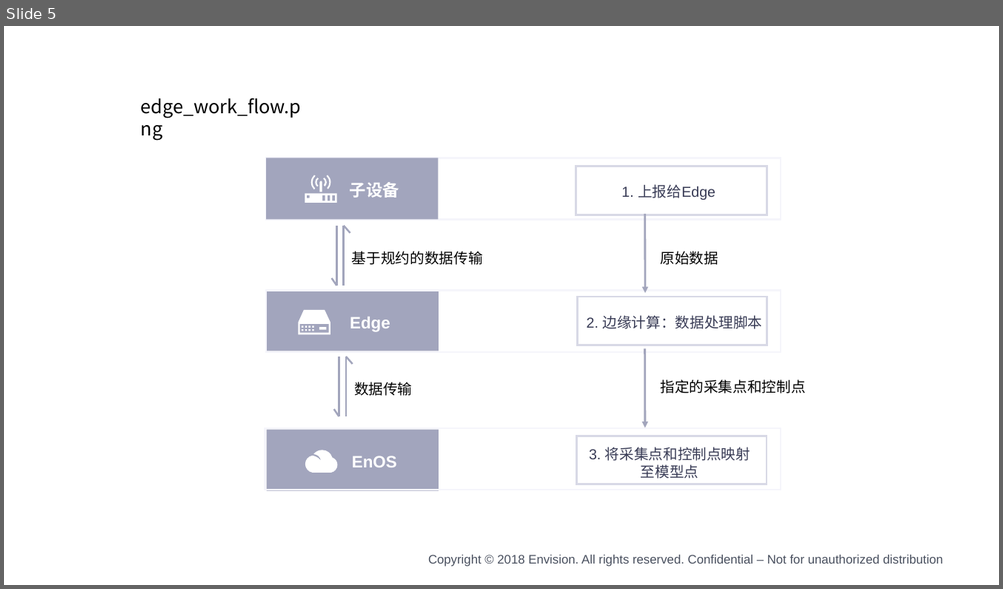
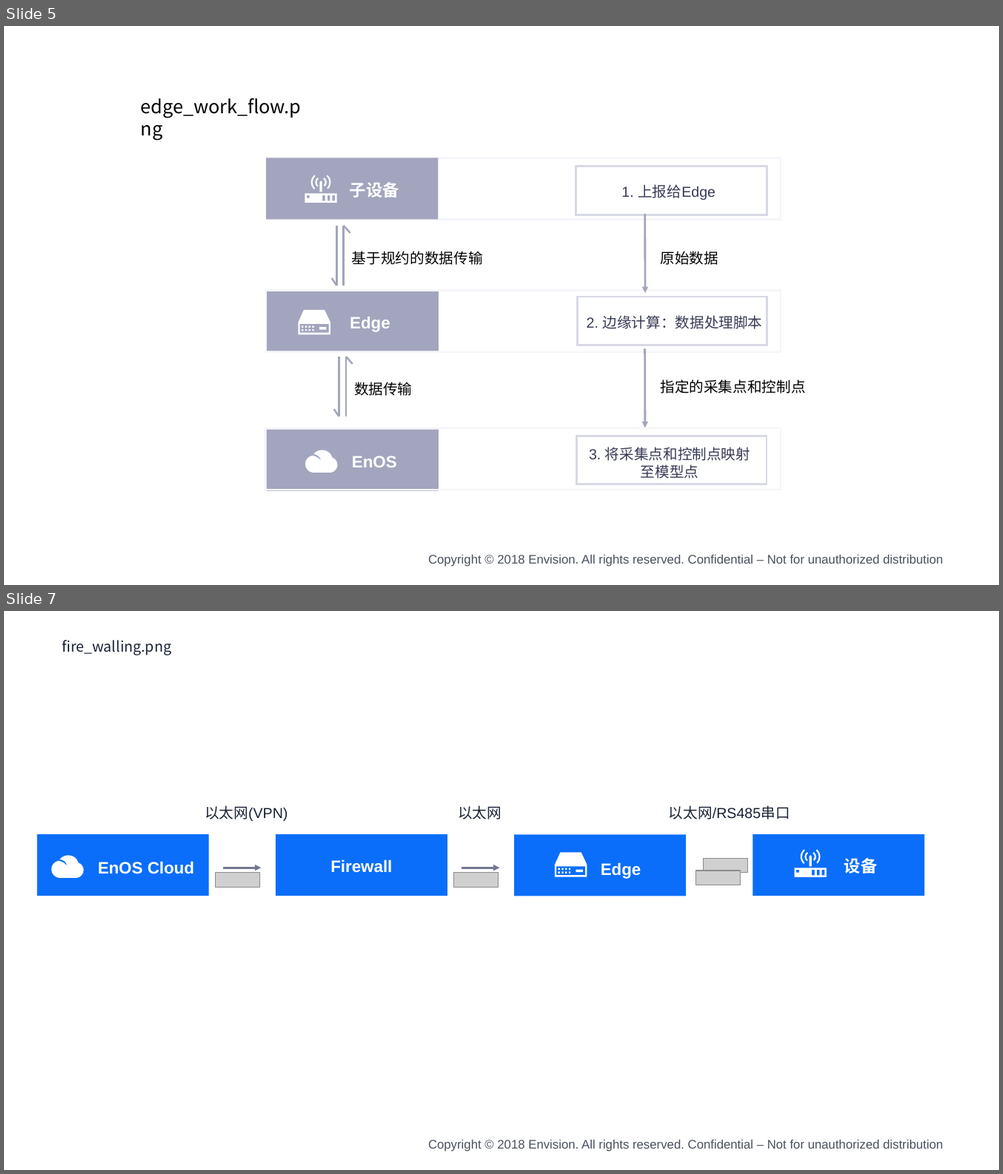
Before and after one commit to EnvisionDoc/enos_edge_zh, a slide deck: media/edge.pptx. Shown one above the other, each under a label of ours: slide 5 before the commit, slides 5 and 7 after it; the slides between them are not shown. The pictures are 1003x589 and 1003x1174 pixels, drawn with LibreOffice and Linux fonts; fonts in the diff are those of the drawing; grey boxes stand for pictures; background and template pictures are left out. Boxes give left, top, right and bottom in pixels: in the first picture for what was removed or moved away, otherwise in the second. Text is boxed around its words. In the diff, an @@ line names an element or a change of style, - is before the commit and + after.

```diff
--- a/media/edge.pptx
+++ b/media/edge.pptx
@@ slide 7 added at <box>4,611,999,1170</box>, background #FFFFFF; not listed: 1 template element that a slide beside it also shows @@
@@ text added at <box>62,640,171,655</box>, 14 pt, text #182135 @@
+fire_walling.png
@@ group added at <box>37,806,924,896</box>: 7 texts, 4 rectangles, 4 pictures, 3 freeform shapes, 2 arrows @@
+以太网(VPN)
+以太网
+以太网/RS485串口
+Firewall
+设备
+Edge
+EnOS Cloud
```
Also in this commit, not shown: 2 other slides added, 24 other files.
